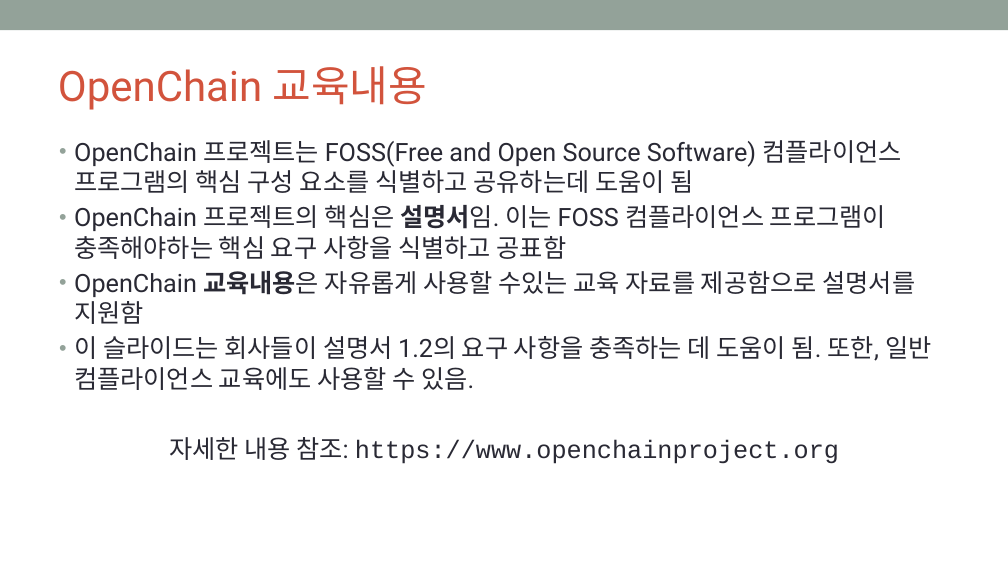
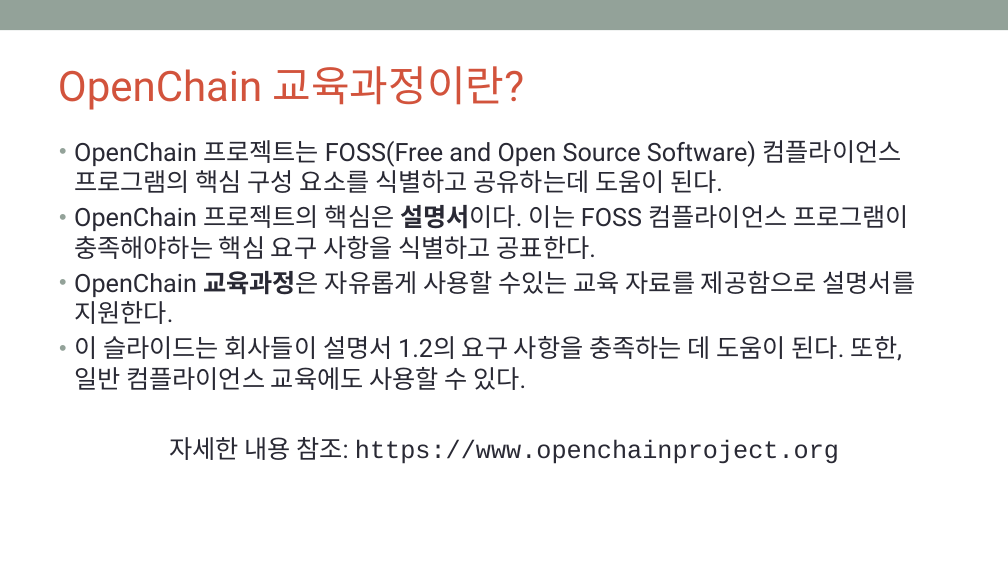
Before and after one commit to OpenChain-KWG/Curriculum-Translation-KR, a slide deck: slide 2 of target/slides/openchain-curriculum-for-1-1.pptx. Drawn at 1008x567 pixels with LibreOffice and Linux fonts; fonts in the diff are those of the drawing; background and template pictures are left out. Boxes give left, top, right and bottom in pixels: in the first picture for what was removed or moved away, otherwise in the second. Text is boxed around its words. In the diff, an @@ line names an element or a change of style, - is before the commit and + after.

```diff
--- a/target/slides/openchain-curriculum-for-1-1.pptx
+++ b/target/slides/openchain-curriculum-for-1-1.pptx
@@ title at bbox=[58, 66, 524, 110]: text changed @@
-OpenChain 교육내용
+OpenChain 교육과정이란?
@@ text at bbox=[74, 140, 915, 390]: text changed @@
-• OpenChain 프로젝트는 FOSS(Free and Open Source Software) 컴플라이언스 프로그램의 핵심 구성 요소를 식별하고 공유하는데 도움이 됨
-• OpenChain 프로젝트의 핵심은 설명서임. 이는 FOSS 컴플라이언스 프로그램이 충족해야하는 핵심 요구 사항을 식별하고 공표함
-• OpenChain 교육내용은 자유롭게 사용할 수있는 교육 자료를 제공함으로 설명서를 지원함
-• 이 슬라이드는 회사들이 설명서 1.2의 요구 사항을 충족하는 데 도움이 됨. 또한, 일반 컴플라이언스 교육에도 사용할 수 있음.
+• OpenChain 프로젝트는 FOSS(Free and Open Source Software) 컴플라이언스 프로그램의 핵심 구성 요소를 식별하고 공유하는데 도움이 된다.
+• OpenChain 프로젝트의 핵심은 설명서이다. 이는 FOSS 컴플라이언스 프로그램이 충족해야하는 핵심 요구 사항을 식별하고 공표한다.
+• OpenChain 교육과정은 자유롭게 사용할 수있는 교육 자료를 제공함으로 설명서를 지원한다.
+• 이 슬라이드는 회사들이 설명서 1.2의 요구 사항을 충족하는 데 도움이 된다. 또한, 일반 컴플라이언스 교육에도 사용할 수 있다.
```
Also in this commit, not shown: 35 other slides changed, 7 other files.
